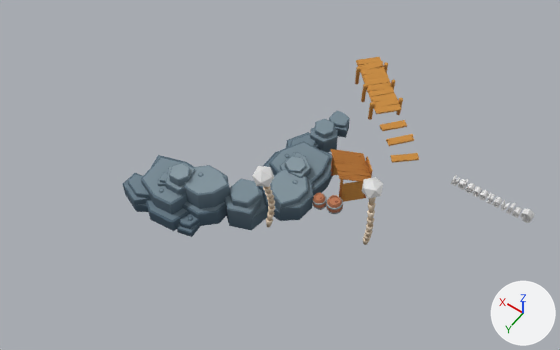
A saved change to the glTF model apps/game/public/models/levels/portfolio-island.glb.
Camera for both pictures: a 50 mm camera at (-9.3, 6.8, 100.9) aimed at (33.3, -52.9, 7.1). Every picture has the same lights, and +X, +Y and +Z are marked at lower right. The first picture is the older version. Objects named as collision shapes, trigger or cutter boxes, shadow casters or lower levels of detail are left out. Where no turn or scale is listed for an object, it has been applied to the vertices.

The older version as bpy lines, for what is in view:
```python
me_cube_003 = bpy.data.meshes.new('Cube.003')
me_cube_003.from_pydata(...)  # 52 vertices, 100 faces; spans x -1.88..2.39, y -1.61..2.33, z -0.24..0.21
me_cube_003.materials.append(mat_mat_palette)  # picture img_global_palette
me_rock_1_f_color1 = bpy.data.meshes.new('Rock_1_F_Color1')
me_rock_1_f_color1.from_pydata(...)  # 44 vertices, 84 faces; spans x -2.65..2.65, y -2.31..2.31, z 0.0..4.26
me_rock_1_f_color1.materials.append(mat_mat_palette)  # picture img_global_palette
me_rock_1_m_color1_001 = bpy.data.meshes.new('Rock_1_M_Color1.001')
me_rock_1_m_color1_001.from_pydata(...)  # 290 vertices, 528 faces; spans x -2.18..1.73, y -1.21..1.5, z 0.0..3.52
me_rock_1_m_color1_001.materials.append(mat_mat_palette)  # picture img_global_palette
ob_rock_1_f_color1 = bpy.data.objects.new('Rock_1_F_Color1', me_rock_1_f_color1)
ob_rock_1_f_color1.location = (34.9, -67.9, -0.7)
ob_rock_1_m_color1_001 = bpy.data.objects.new('Rock_1_M_Color1.001', me_rock_1_m_color1_001)
ob_rock_1_m_color1_001.location = (46.3, -43.7, -1.2)
ob_rock_1_m_color1_001.rotation_euler = (-0.026, -0.0184, -3.141)  # degrees (-1.5, -1.1, -180)
ob_rock_1_m_color1_001.scale = (4.15, 4.15, 2.2)
ob_wood_plank_002 = bpy.data.objects.new('Wood_Plank.002', me_cube_003)
ob_wood_plank_002.location = (21.1, -72.2, 1.0)
# also in view: 'Kyosko' at (25.7, -61.6, 4.0); 'Palm_Frond' at (18.5, -54.5, 13.5); 'Rock_1_M_Color1' at (34.1, -58.6, 2.0); 'Rock_1_F_Color1.001' at (37.3, -49.1, 1.2); 'Deck' at (33.7, -83.8, -0.3)
```
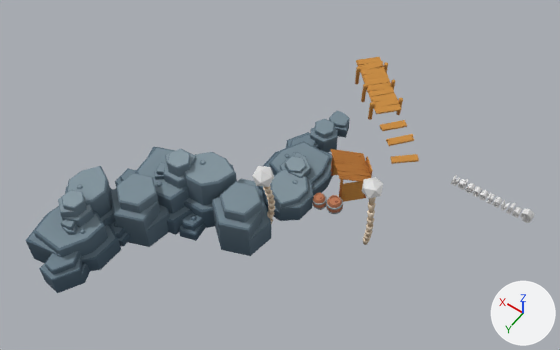
What the commit changed:
Mesh me_rock_1_m_color1_002 is new.
It has 290 vertices, 528 faces and spans x -4.7..5.9, y -7.6..9.4, z 0.0..10.5.
It uses material mat_mat_palette (picture img_global_palette).
Mesh me_rock_1_f_color1_007 is new.
It has 44 vertices, 84 faces and spans x -4.35..4.35, y -4.6..4.6, z 0.0..9.18.
It uses material mat_mat_palette (picture img_global_palette).
Object 'Rock_1_M_Color1.001' (ob_rock_1_m_color1_001) moves from (46.3, -43.7, -1.2) to (46.1, -43.7, -1.2).
Object 'Rock_1_M_Color1.001' (ob_rock_1_m_color1_001) turns from (-1.5, -1.1, -180) to (-1.5, -1.1, -177) degrees about x, y and z.
Object 'Rock_1_M_Color1.001' (ob_rock_1_m_color1_001) is rescaled from (4.15, 4.15, 2.2) to (4.63, 4.63, 3.1).
Object 'Wood_Plank.002' (ob_wood_plank_002) moves from (21.1, -72.2, 1.0) to (21.1, -72.2, 0.7).
Object 'Rock_1_M_Color1.002' (ob_rock_1_m_color1_002) is new; it shows me_rock_1_m_color1_002.
Its location is (52.4, -29.7, 0.3).
Object 'Rock_1_F_Color1.003' (ob_rock_1_f_color1_003) is new; it shows me_rock_1_f_color1_007.
Its location is (35.3, -45.7, -1.6).
Object 'Rock_1_F_Color1.002' (ob_rock_1_f_color1_002) is new; it shows a copy of me_rock_1_f_color1_007.
Its location is (48.9, -37.7, -1.1).

Where the change shows, as pixel boxes [x1, y1, x2, y2] in the pictures (560 x 350 px):
'Rock_1_M_Color1.002', added (blue): after [25, 166, 130, 293]
'Rock_1_M_Color1.001', moved, turned, rescaled: before [123, 155, 230, 237]; after [115, 147, 237, 241]
'Rock_1_F_Color1.003', added (blue): after [212, 182, 271, 256]
'Rock_1_F_Color1.002', added (blue): after [111, 173, 170, 247]
'Wood_Plank.002', moved: before [391, 153, 419, 163]; after [390, 154, 419, 164]
'Rock_1_F_Color1.001', unchanged, covered by the edit: before [225, 179, 268, 230]; after [237, 179, 268, 212]
